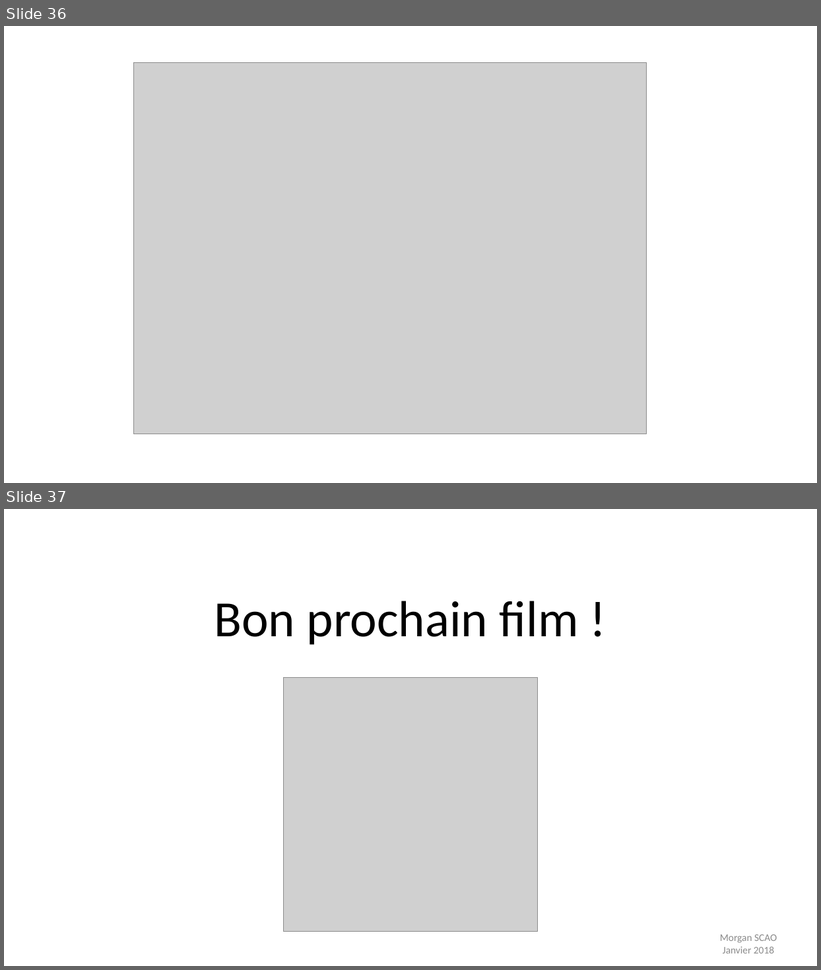
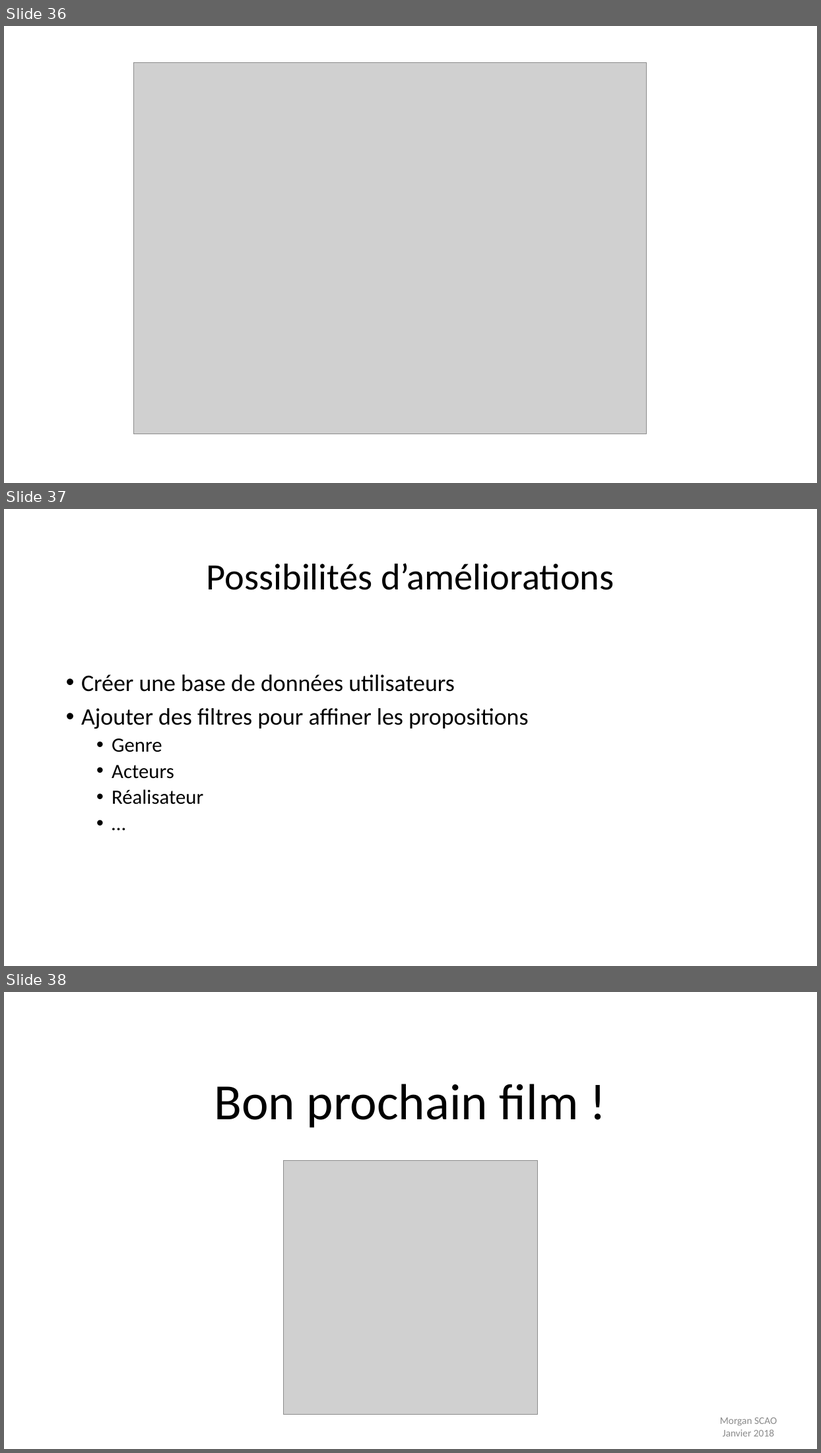
Before and after one commit to morganscao/Projet3, a slide deck: Rapport/Moteur de recommandations de films.pptx. Shown one above the other, each under a label of ours: slides 36 and 37 before the commit, slides 36, 37 and 38 after it. The pictures are 821x970 and 821x1453 pixels, drawn with LibreOffice and Linux fonts; fonts in the diff are those of the drawing; grey boxes stand for pictures. Boxes give left, top, right and bottom in pixels: in the first picture for what was removed or moved away, otherwise in the second. Text is boxed around its words. In the diff, an @@ line names an element or a change of style, - is before the commit and + after.

```diff
--- a/Rapport/Moteur de recommandations de films.pptx
+++ b/Rapport/Moteur de recommandations de films.pptx
@@ slide 37 added at [4, 509, 817, 966], background #FFFFFF @@
@@ title added at [207, 563, 614, 590], 44 pt, text #000000 @@
+Possibilités d’améliorations
@@ text added at [81, 675, 528, 805], 28 pt, text #000000 @@
+• Créer une base de données utilisateurs
+• Ajouter des filtres pour affiner les propositions
+  • Genre
+  • Acteurs
+  • Réalisateur
+  • …
@@ what was slide 37 is now slide 38 @@
```
Also in this commit, not shown: 3 slides changed, 2 other files.
